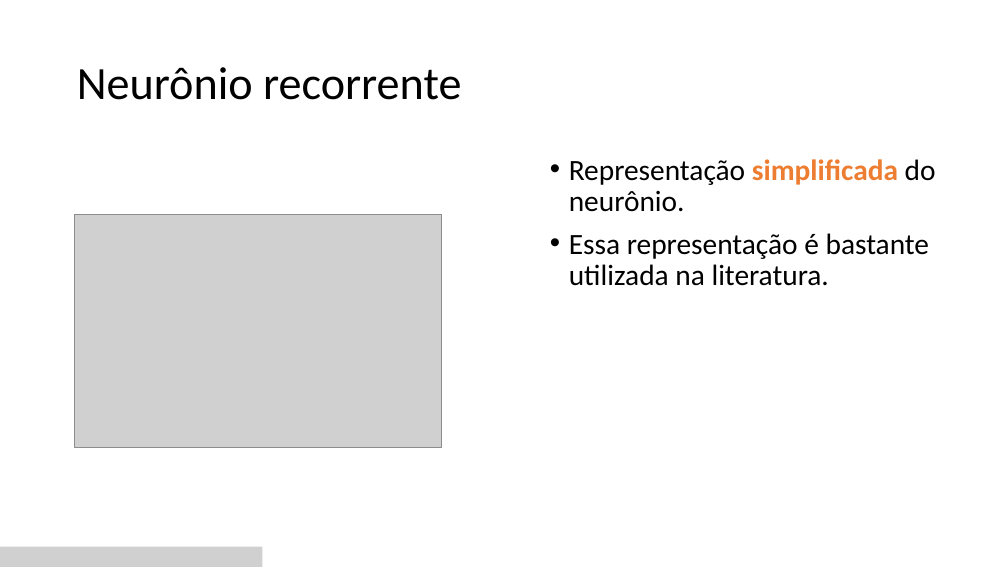
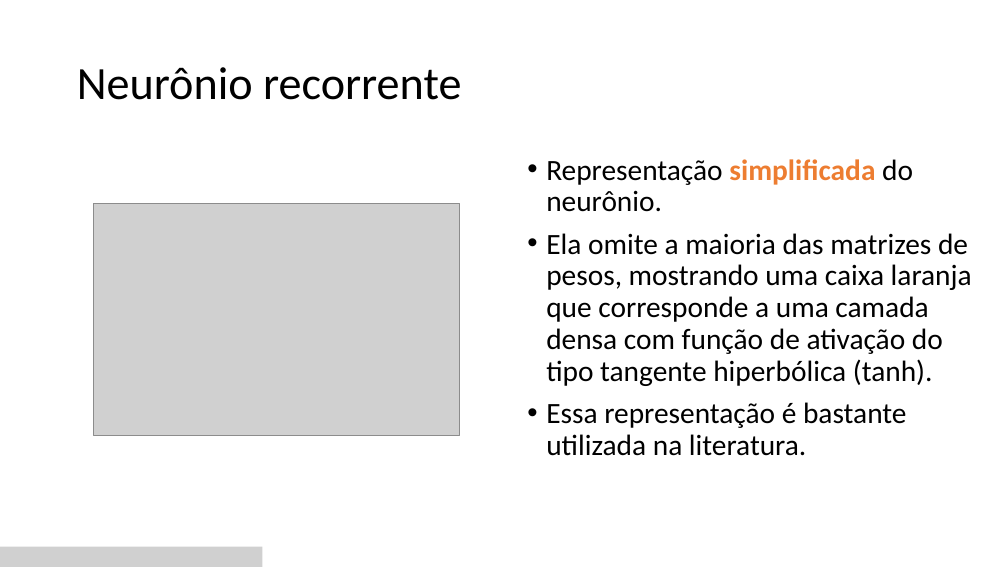
Before and after one commit to zz4fap/c24_inteligencia_artificial, a slide deck: slide 14 of slides/C24_RNN.pptx. Drawn at 1008x567 pixels with LibreOffice and Linux fonts; fonts in the diff are those of the drawing; grey boxes stand for pictures. Boxes give left, top, right and bottom in pixels: in the first picture for what was removed or moved away, otherwise in the second. Text is boxed around its words. In the diff, an @@ line names an element or a change of style, - is before the commit and + after.

Commit message:
update of slides

```diff
--- a/slides/C24_RNN.pptx
+++ b/slides/C24_RNN.pptx
@@ text "Representação simplificada do neurônio.": place and size @@
-text "Representação simplificada do neurônio." at (569, 159, 936, 286)
+text "Representação simplificada do neurônio." at (546, 159, 972, 456)
@@ picture: place and size @@
-picture at (75, 215, 442, 447)
+picture at (93, 203, 460, 436)
@@ text at (546, 233, 972, 386): paragraph added @@
+• Ela omite a maioria das matrizes de pesos, mostrando uma caixa laranja que corresponde a uma camada densa com função de ativação do tipo tangente hiperbólica (tanh).
```
Also in this commit, not shown: 2 other slides changed.
